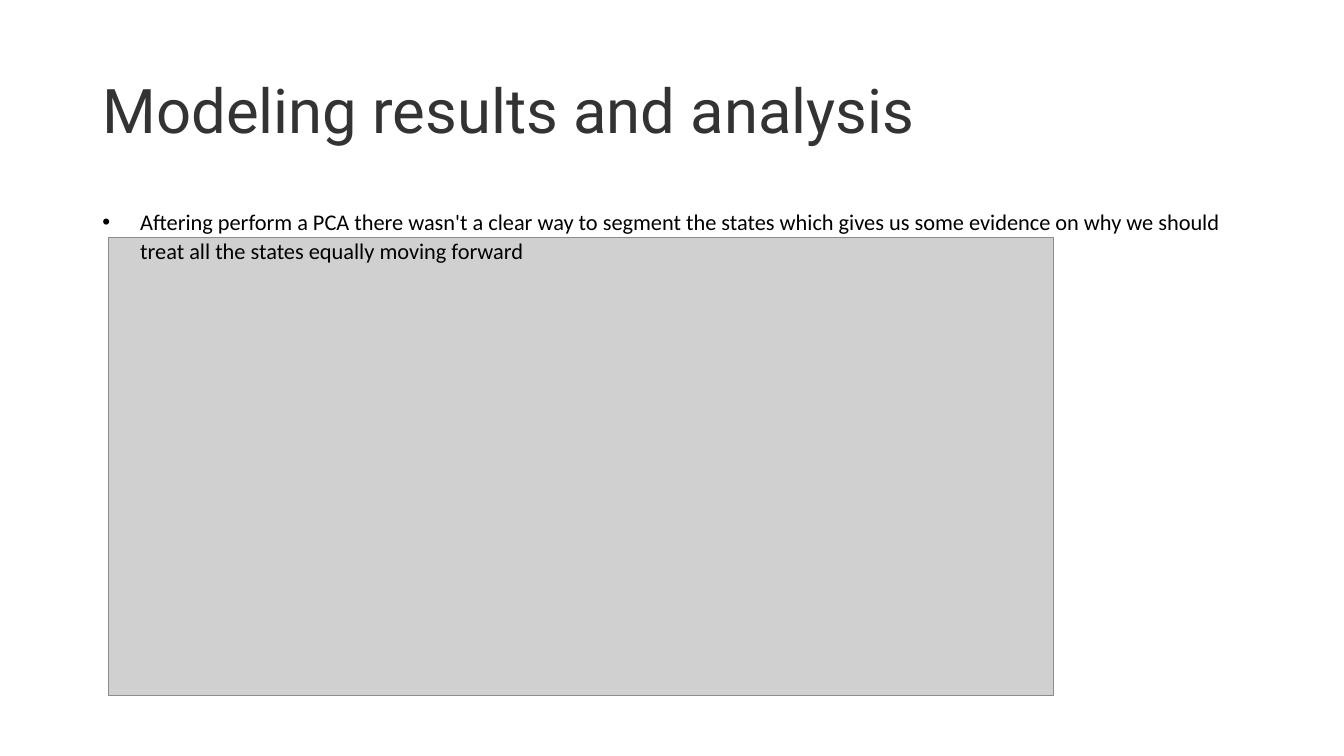
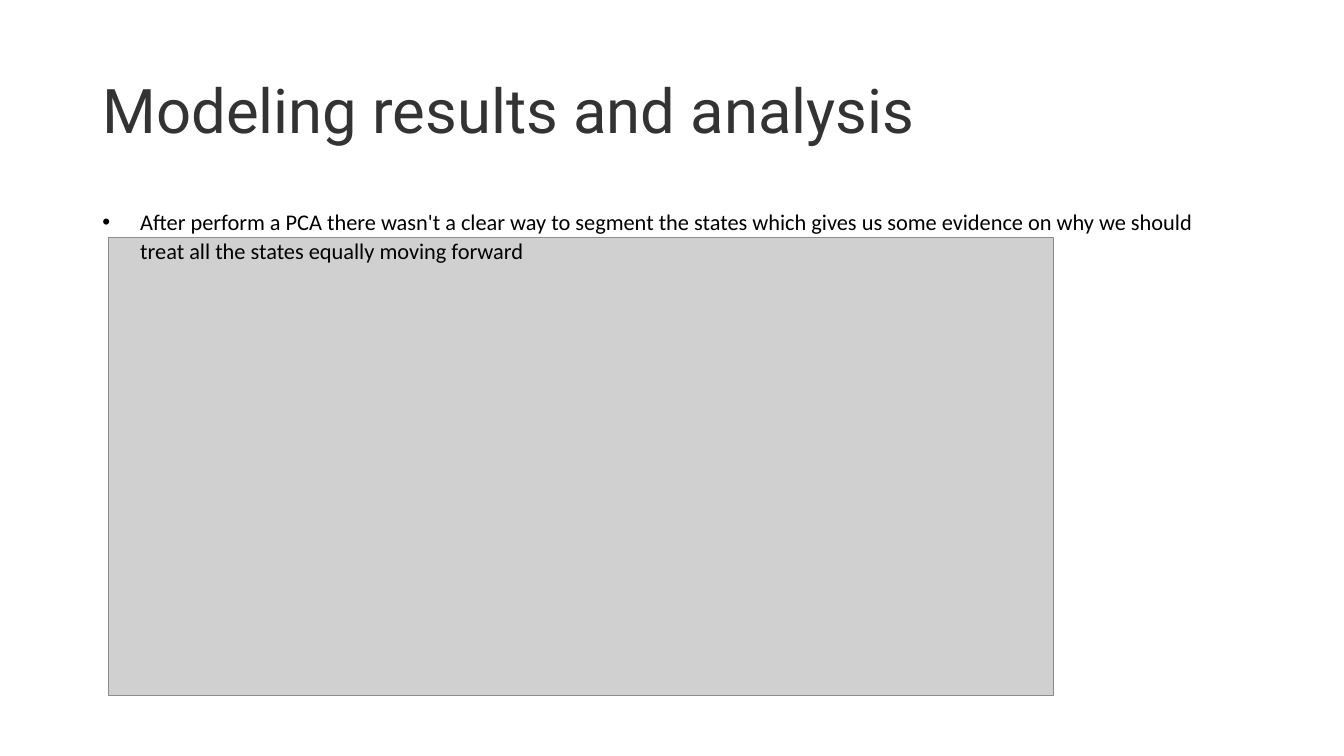
Before and after one commit to ntpntp/DataScienceGuidedCapstone, a slide deck: slide 5 of Big Mountain resort price prediction.pptx. Drawn at 1344x756 pixels with LibreOffice and Linux fonts; fonts in the diff are those of the drawing; grey boxes stand for pictures. Boxes give left, top, right and bottom in pixels: in the first picture for what was removed or moved away, otherwise in the second. Text is boxed around its words. In the diff, an @@ line names an element or a change of style, - is before the commit and + after.

Commit message:
Added report 2.

```diff
--- a/Big Mountain resort price prediction.pptx
+++ b/Big Mountain resort price prediction.pptx
@@ text at (x1=140, y1=214, x2=1192, y2=263): text changed @@
-• Aftering perform a PCA there wasn't a clear way to segment the states which gives us some evidence on why we should treat all the states equally moving forward
+• After perform a PCA there wasn't a clear way to segment the states which gives us some evidence on why we should treat all the states equally moving forward
```
